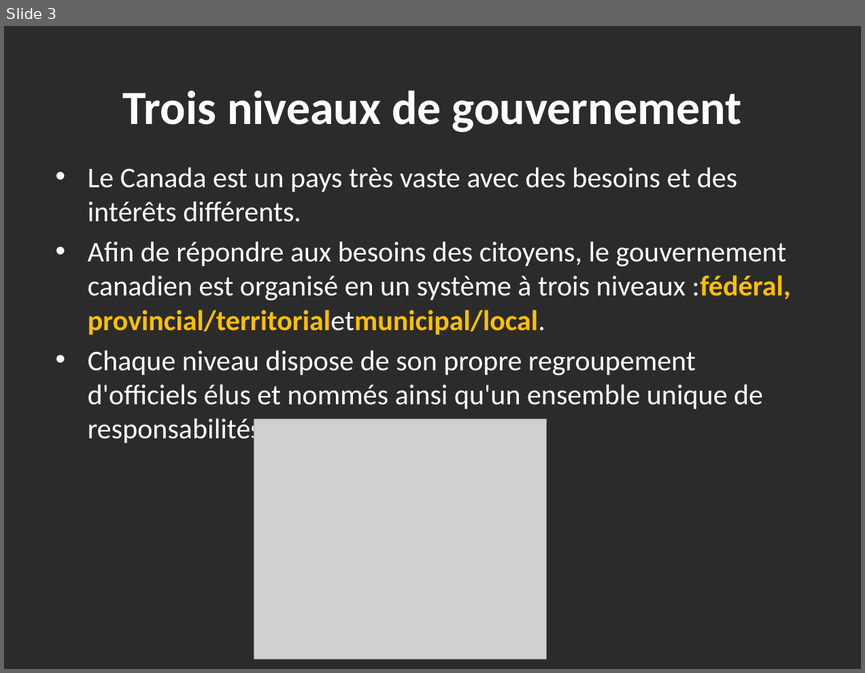
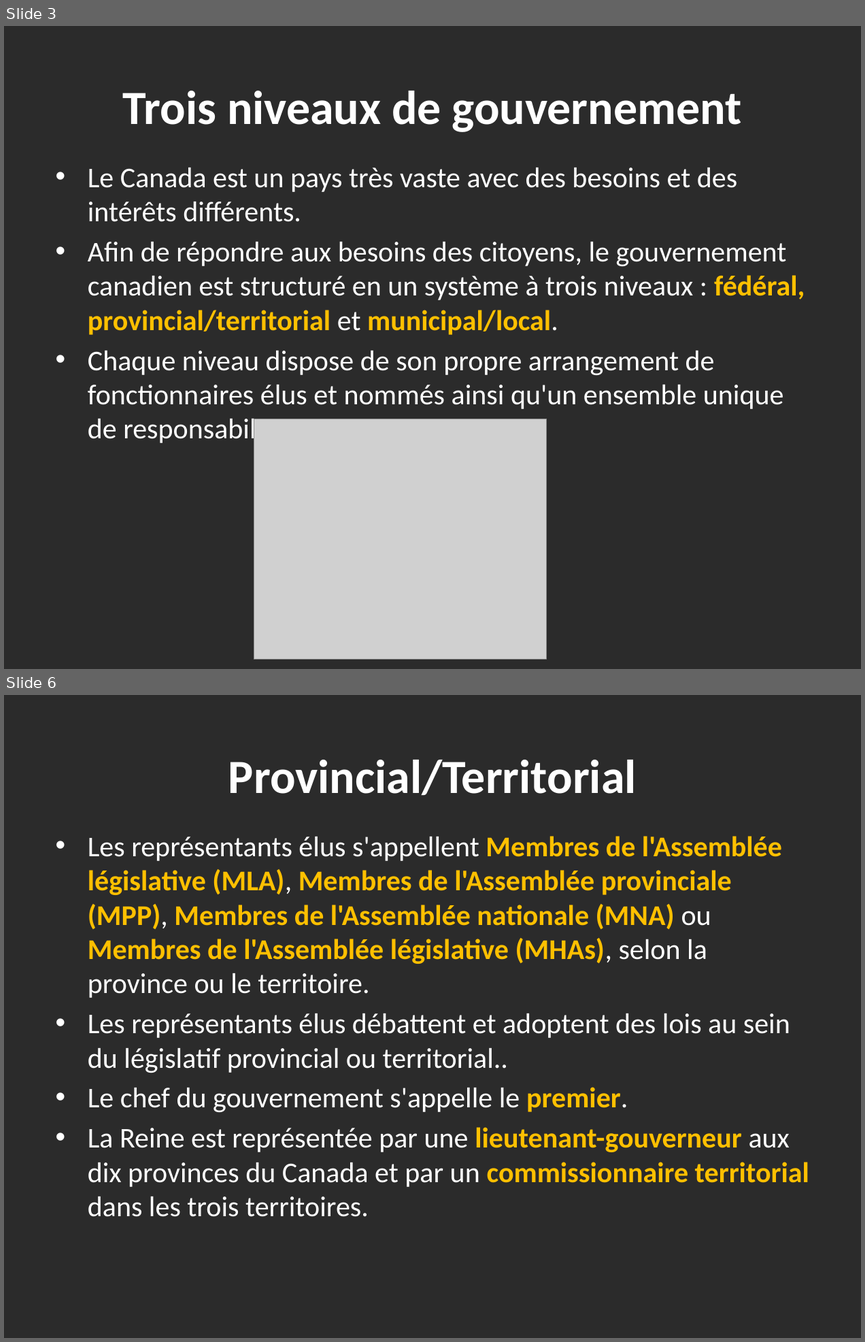
Before and after one commit to haomengqi00709/TranslationAPP, a slide deck: Output_ppt/PPT-3-Government-in-Canada1 (1)_fr_new.pptx. Shown one above the other, each under a label of ours: slide 3 before the commit, slides 3 and 6 after it; the slides between them are not shown. The pictures are 865x673 and 865x1342 pixels, drawn with LibreOffice and Linux fonts; fonts in the diff are those of the drawing; grey boxes stand for pictures; background and template pictures are left out; a plain dark background stands for a picture behind light text. Boxes give left, top, right and bottom in pixels: in the first picture for what was removed or moved away, otherwise in the second. Text is boxed around its words. In the diff, an @@ line names an element or a change of style, - is before the commit and + after.

```diff
--- a/Output_ppt/PPT-3-Government-in-Canada1 (1)_fr_new.pptx
+++ b/Output_ppt/PPT-3-Government-in-Canada1 (1)_fr_new.pptx
@@ slide 6 added at [4,695,861,1338], background picture (left out) @@
@@ title added at [228,760,636,795], 40 pt, text #FFFFFF, bold @@
+Provincial/Territorial
@@ text added at [88,836,809,1217], 24 pt, text #FFFFFF @@
+• Les représentants élus s'appellent Membres de l'Assemblée législative (MLA), Membres de l'Assemblée provinciale (MPP), Membres de l'Assemblée nationale (MNA) ou Membres de l'Assemblée législative (MHAs), selon la province ou le territoire.
+• Les représentants élus débattent et adoptent des lois au sein du législatif provincial ou territorial..
+• Le chef du gouvernement s'appelle le premier.
+• La Reine est représentée par une lieutenant-gouverneur aux dix provinces du Canada et par un commissionnaire territorial dans les trois territoires.
@@ slide 3 changed as well @@
@@ text at [88,242,804,446]: text changed @@
-• Afin de répondre aux besoins des citoyens, le gouvernement canadien est organisé en un système à trois niveaux :fédéral, provincial/territorialetmunicipal/local.
-• Chaque niveau dispose de son propre regroupement d'officiels élus et nommés ainsi qu'un ensemble unique de responsabilités.
+• Afin de répondre aux besoins des citoyens, le gouvernement canadien est structuré en un système à trois niveaux : fédéral, provincial/territorial et municipal/local.
+• Chaque niveau dispose de son propre arrangement de fonctionnaires élus et nommés ainsi qu'un ensemble unique de responsabilités.
```
Also in this commit, not shown: 2 other slides changed, 6 other slides added, 21 other files.
